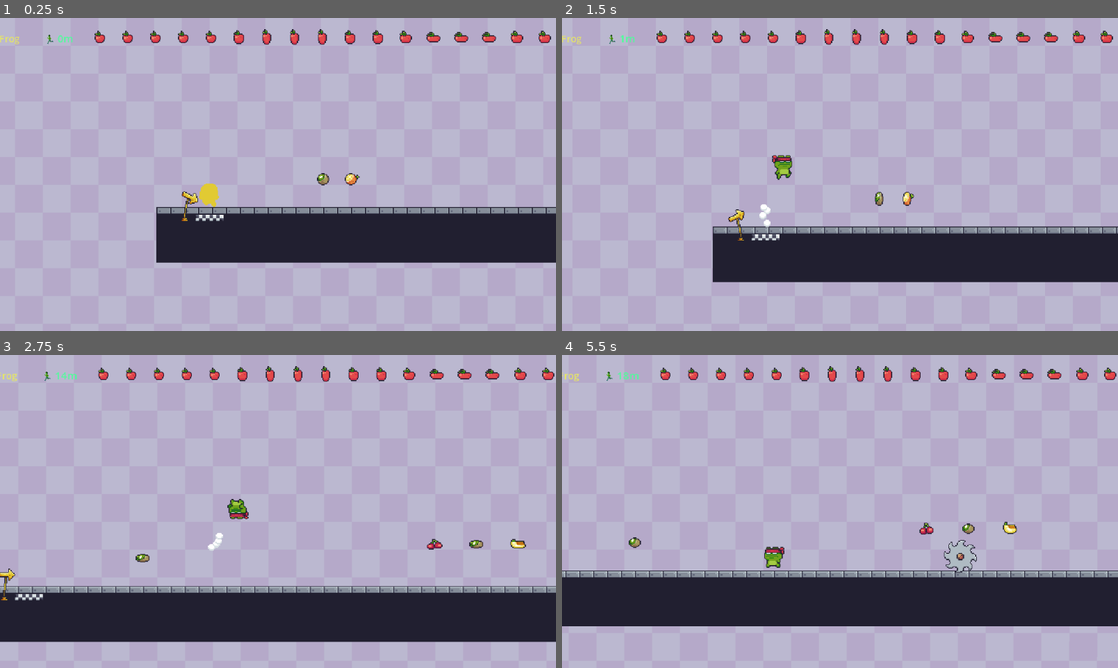
Above: before the commit, frames 1-4 (two rows, left to right).
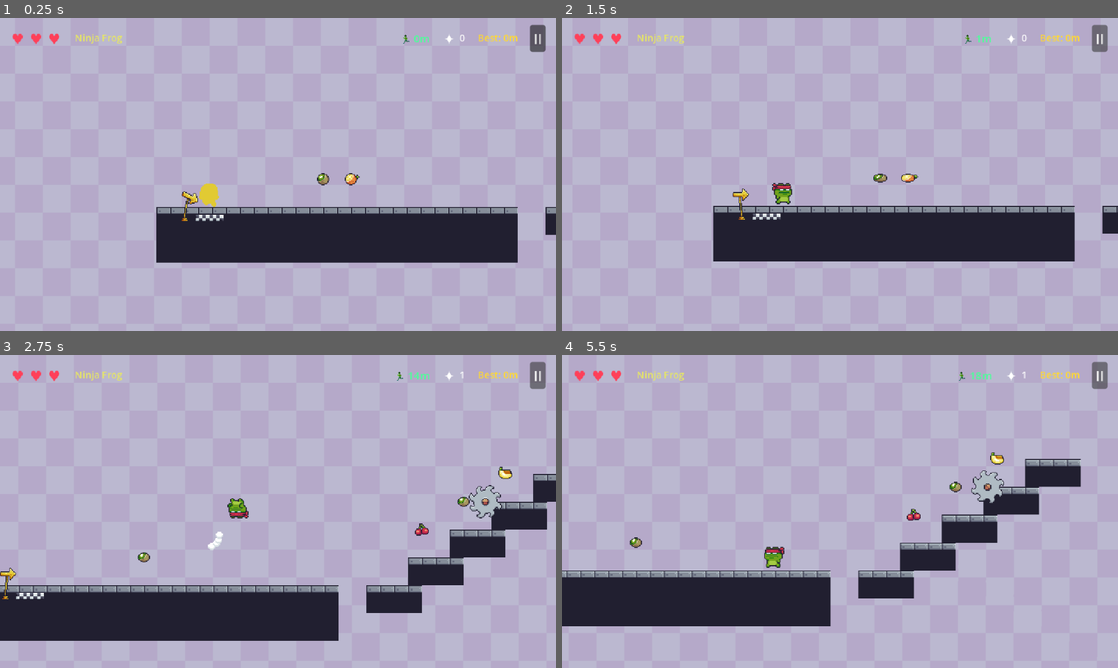
Above: after the commit, the same moments.

Repository: tavopxo/four-heroes-quest
Game: Godot game, scene res://scenes/levels/level_endless.tscn
The game is run twice, just before and just after one commit, with the same random seed, the same clock (stepped at 60 frames per second) and the same inputs. This scene is started directly instead of the project's main scene. Sound files missing from this copy of the repository are replaced by a short silence.
Inputs (mouse positions are in pixels of both pictures, inside the frame that each line leads up to):
- Up to frame 1 (0.25 s): no input
- Up to frame 2 (1.5 s): click (1101, 39) at 0.5 s, where only the run after the commit has a clickable "II"; tap Enter at 1.25 s; hold D (move_right) from 1.28 s (still down); hold Space (jump) from 1.28 s (still down)
- Up to frame 3 (2.75 s): keep holding D (move_right); release Space (jump) at 2.03 s; tap Shift (special_action) at 2.1 s; tap Space (jump) at 2.27, 2.3, 2.57 s
- Up to frame 4 (5.5 s): release D (move_right) at 2.78 s; hold A (move_left) 2.78-3.53 s; hold Space (jump) 2.78-3.53 s; tap K at 2.85 s; hold D (move_right) 3.53-5.03 s; tap J at 3.6 s; tap Space (jump) at 3.77, 3.8, 4.07, 5.1, 5.27 s; hold Space (jump) 4.28-5.03 s; tap P at 4.35 s; tap R (restart) at 5 s; hold A (move_left) from 5.03 s (still down)

The runs differ from the first frame. In frame 1, 2.7% of the frame differs, in the area x 0-100%, y 2-79%; in frame 2, 14%; in frame 3, 13%; in frame 4, 14%, in the area x 0-100%, y 2-87%.

Commit message:
Make endless mode vertically varied\n\nCo-authored-by: Copilot App <223556219+Copilot@users.noreply.github.com>

Diff:
--- a/scenes/levels/level_endless.tscn
+++ b/scenes/levels/level_endless.tscn
@@ -4,7 +4,6 @@
 [ext_resource type="Texture2D" path="res://Background/Purple.png" id="2_purple"]
 [ext_resource type="TileSet" path="res://resources/terrain_tileset.tres" id="3_tileset"]
 [ext_resource type="PackedScene" path="res://scenes/characters/player.tscn" id="4_player"]
-[ext_resource type="Texture2D" path="res://Items/Fruits/Apple.png" id="5_apple"]
 [ext_resource type="PackedScene" path="res://scenes/ui/pause_menu.tscn" id="6_pause"]
 
 [sub_resource type="RectangleShape2D" id="RectangleShape2D_abyss"]
@@ -93,11 +92,11 @@
 layout_mode = 2
 theme_override_constants/separation = 4
 
-[node name="FruitIcon" type="TextureRect" parent="EndlessHUD/MarginContainer/TopBar/FruitContainer"]
+[node name="FruitIcon" type="Label" parent="EndlessHUD/MarginContainer/TopBar/FruitContainer"]
 custom_minimum_size = Vector2(16, 16)
 layout_mode = 2
-texture = ExtResource("5_apple")
-stretch_mode = 5
+text = "✦"
+horizontal_alignment = 1
 
 [node name="FruitLabel" type="Label" parent="EndlessHUD/MarginContainer/TopBar/FruitContainer"]
 layout_mode = 2
--- a/scripts/levels/endless_level.gd
+++ b/scripts/levels/endless_level.gd
@@ -109,7 +109,7 @@
 
 	# Update camera to follow player smoothly
 	camera.global_position.x = player.global_position.x + 80.0
-	camera.global_position.y = clampf(player.global_position.y - 20.0, 100.0, 220.0)
+	camera.global_position.y = clampf(player.global_position.y - 20.0, 70.0, 300.0)
 
 	# Keep abyss aligned with player X
 	abyss_zone.global_position.x = player.global_position.x
@@ -203,20 +203,24 @@
 		9: _build_chunk_pendulum_pass(chunk_data, chunk_w)
 		10: _build_chunk_staggered_gaps(chunk_data, chunk_w)
 		11: _build_chunk_hazard_gauntlet(chunk_data, chunk_w)
+		12: _build_chunk_vertical_ascend(chunk_data, chunk_w)
+		13: _build_chunk_vertical_tower(chunk_data, chunk_w)
+		14: _build_chunk_vertical_descent(chunk_data, chunk_w)
 		_: _build_chunk_flat_sprint(chunk_data, chunk_w)
 
 	active_chunks.append(chunk_data)
 	next_chunk_tile_x += chunk_w
 
 func _choose_chunk_type() -> int:
-	# Introduce demanding combinations gradually while retaining a safe route.
+	# Endless mode is primarily a vertical platforming climb, with occasional
+	# horizontal hazard sections to vary the rhythm.
 	if current_distance < 60:
-		return [0, 1, 2, 5][randi() % 4]
+		return [1, 2, 12, 12, 13][randi() % 5]
 	if current_distance < 150:
-		return [0, 1, 2, 3, 5, 6, 10][randi() % 7]
+		return [2, 3, 10, 12, 13, 14][randi() % 6]
 	if current_distance < 300:
-		return randi_range(0, 10)
-	return randi_range(0, 11)
+		return [2, 3, 4, 7, 10, 12, 13, 14][randi() % 8]
+	return [2, 3, 4, 7, 8, 10, 11, 12, 13, 14][randi() % 10]
 
 # --- CHUNK BUILDERS ---
 
@@ -238,6 +242,61 @@
 		_spawn_fruit(chunk, Vector2((next_chunk_tile_x + pit_start - 1 + i * 2) * TILE_SIZE, (entry_y - 2 - (1 if i == 1 else 0)) * TILE_SIZE))
 
 	last_chunk_exit_y = entry_y
+
+func _build_chunk_vertical_ascend(chunk: Dictionary, w: int) -> void:
+	var entry_y = last_chunk_exit_y
+	var rise = randi_range(5, 8)
+	var platform_count = 5
+	var step_x = max(3, int((w - 6) / platform_count))
+	var platform_y = entry_y
+
+	# Short ledges form a climbable staircase. Each jump is intentionally
+	# within the hero's normal jump height and horizontal reach.
+	for i in range(platform_count):
+		var x = next_chunk_tile_x + 2 + i * step_x
+		platform_y = max(7, entry_y - int((rise * i) / float(platform_count - 1)))
+		_place_platform(chunk, x, platform_y, 4)
+		if i > 0:
+			_spawn_fruit(chunk, Vector2((x + 1) * TILE_SIZE, (platform_y - 2) * TILE_SIZE))
+		if i == 2:
+			_spawn_saw(chunk, Vector2((x + 2) * TILE_SIZE, (platform_y - 2) * TILE_SIZE), Vector2(32, 0), 60.0)
+
+	last_chunk_exit_y = platform_y
+
+func _build_chunk_vertical_tower(chunk: Dictionary, w: int) -> void:
+	var entry_y = last_chunk_exit_y
+	var platform_y = entry_y
+	var platform_count = 6
+	var left_x = next_chunk_tile_x + 2
+	var right_x = next_chunk_tile_x + w - 7
+
+	for i in range(platform_count):
+		var x = left_x if i % 2 == 0 else right_x
+		platform_y = max(6, entry_y - i * 3)
+		_place_platform(chunk, x, platform_y, 5)
+		if i < platform_count - 1:
+			_spawn_fruit(chunk, Vector2((x + 2) * TILE_SIZE, (platform_y - 2) * TILE_SIZE))
+		if i == 2 or i == 4:
+			_spawn_spikes(chunk, Vector2((x + 2) * TILE_SIZE, (platform_y - 1) * TILE_SIZE))
+
+	last_chunk_exit_y = platform_y
+
+func _build_chunk_vertical_descent(chunk: Dictionary, w: int) -> void:
+	var entry_y = last_chunk_exit_y
+	var platform_y = entry_y
+	var platform_count = 5
+	var step_x = max(3, int((w - 6) / platform_count))
+
+	for i in range(platform_count):
+		var x = next_chunk_tile_x + 2 + i * step_x
+		platform_y = min(17, entry_y + int((5 * i) / float(platform_count - 1)))
+		_place_platform(chunk, x, platform_y, 4)
+		if i < platform_count - 1:
+			_spawn_fruit(chunk, Vector2((x + 1) * TILE_SIZE, (platform_y - 2) * TILE_SIZE))
+		if i == 1:
+			_spawn_fan(chunk, Vector2((x + 2) * TILE_SIZE, (platform_y - 1) * TILE_SIZE))
+
+	last_chunk_exit_y = platform_y
 
 func _build_chunk_step_platforms(chunk: Dictionary, w: int) -> void:
 	var entry_y = last_chunk_exit_y
@@ -460,6 +519,11 @@
 		var atlas = Vector2i(1, 0) if d == 0 else Vector2i(1, 1)
 		tile_map.set_cell(Vector2i(tx, ty), 0, atlas)
 		chunk["tiles"].append(Vector2i(tx, ty))
+
+func _place_platform(chunk: Dictionary, start_x: int, top_y: int, width: int) -> void:
+	for x in range(width):
+		var tx = start_x + x
+		_place_column(chunk, tx, top_y, 2)
 
 func _spawn_fruit(chunk: Dictionary, pos: Vector2) -> void:
 	var fruit_count: int = chunk.get("fruit_count", 0)
